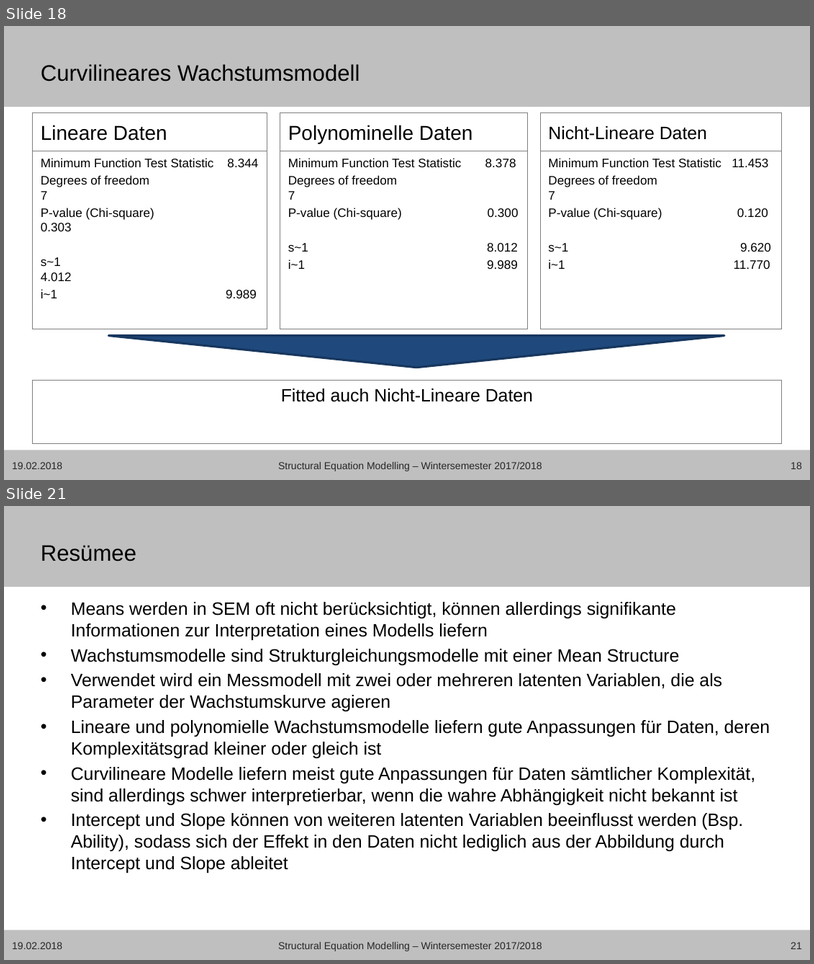
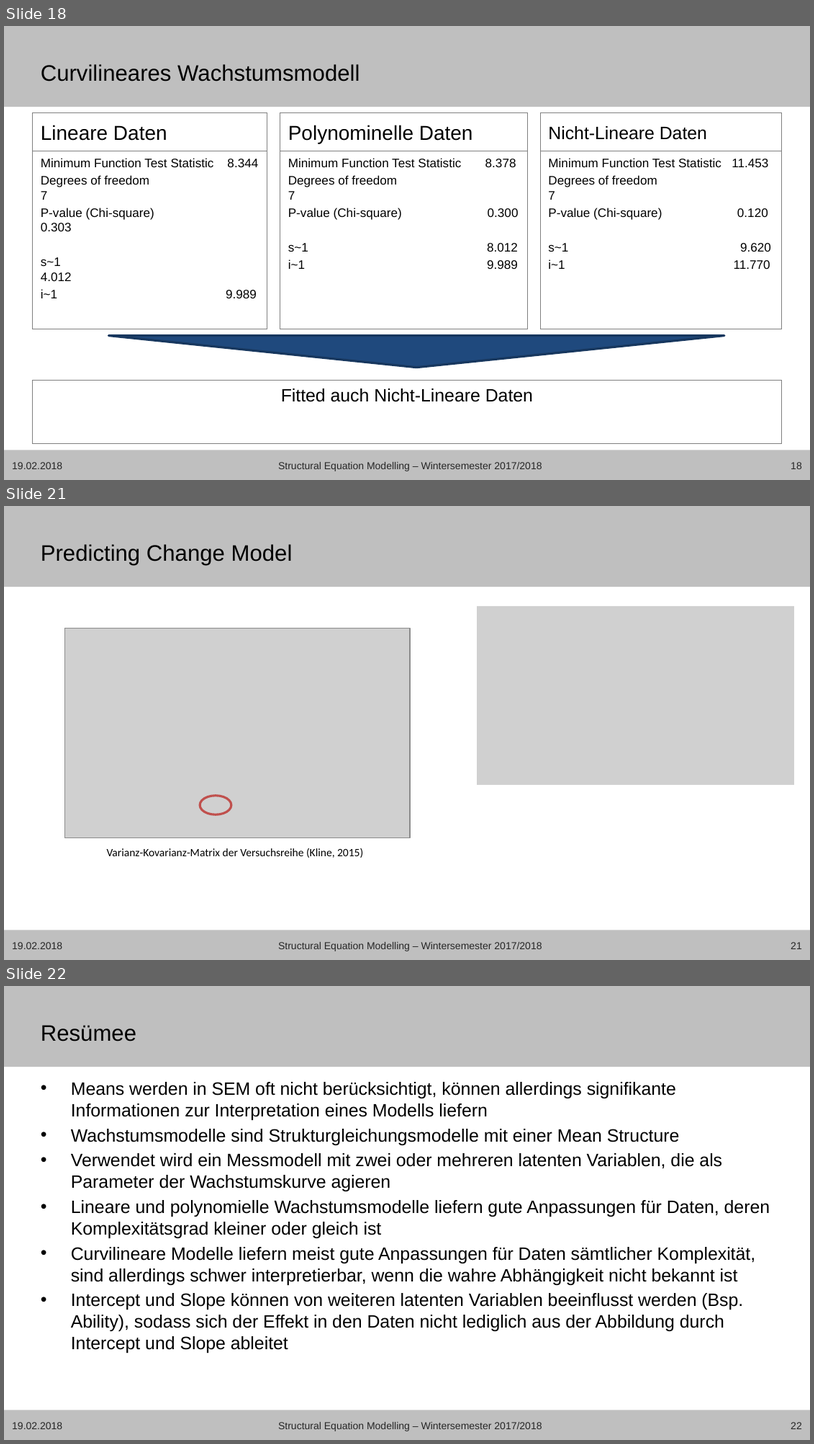
Before and after one commit to mircopp/Structural-Equation-Modeling, a slide deck: sem17_18_wachstumsmodelle_präsentation_final.pptx. Shown one above the other, each under a label of ours: slides 18 and 21 before the commit, slides 18, 21 and 22 after it; the slides between them are not shown. The pictures are 814x964 and 814x1444 pixels, drawn with LibreOffice and Linux fonts; fonts in the diff are those of the drawing; grey boxes stand for pictures; background and template pictures are left out. Boxes give left, top, right and bottom in pixels: in the first picture for what was removed or moved away, otherwise in the second. Text is boxed around its words. In the diff, an @@ line names an element or a change of style, - is before the commit and + after.

```diff
--- a/sem17_18_wachstumsmodelle_präsentation_final.pptx
+++ b/sem17_18_wachstumsmodelle_präsentation_final.pptx
@@ slide 21 added at (4, 506, 810, 960), background #FFFFFF; not listed: 2 template elements that a slide beside it also shows @@
@@ title added at (41, 544, 293, 566), 20 pt, text #000000 @@
+Predicting Change Model
@@ picture added at (477, 606, 795, 784) @@
@@ picture added at (65, 628, 410, 837) @@
@@ ellipse added at (200, 795, 232, 815), outline #C0504D 2 pt @@
@@ text added at (107, 848, 363, 857), 10 pt, text #000000 @@
+Varianz-Kovarianz-Matrix der Versuchsreihe (Kline, 2015)
@@ text added at (12, 942, 62, 949), 9 pt, text #262626 @@
+19.02.2018
@@ text added at (278, 942, 542, 951), 9 pt, text #262626 @@
+Structural Equation Modelling – Wintersemester 2017/2018
@@ page number added at (791, 942, 802, 949), 9 pt, text #262626 @@
+21
@@ what was slide 21 is now slide 22 @@
@@ page number at (791, 1422, 802, 1429): text changed @@
-21
+22
```
Also in this commit, not shown: 4 slides changed, 1 other slide added, 1 other file.
